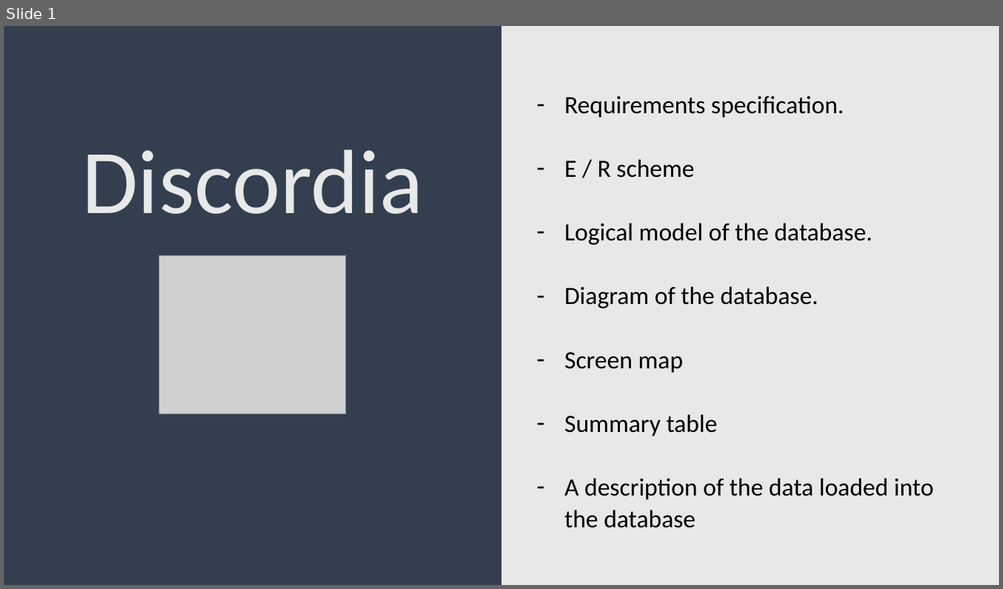
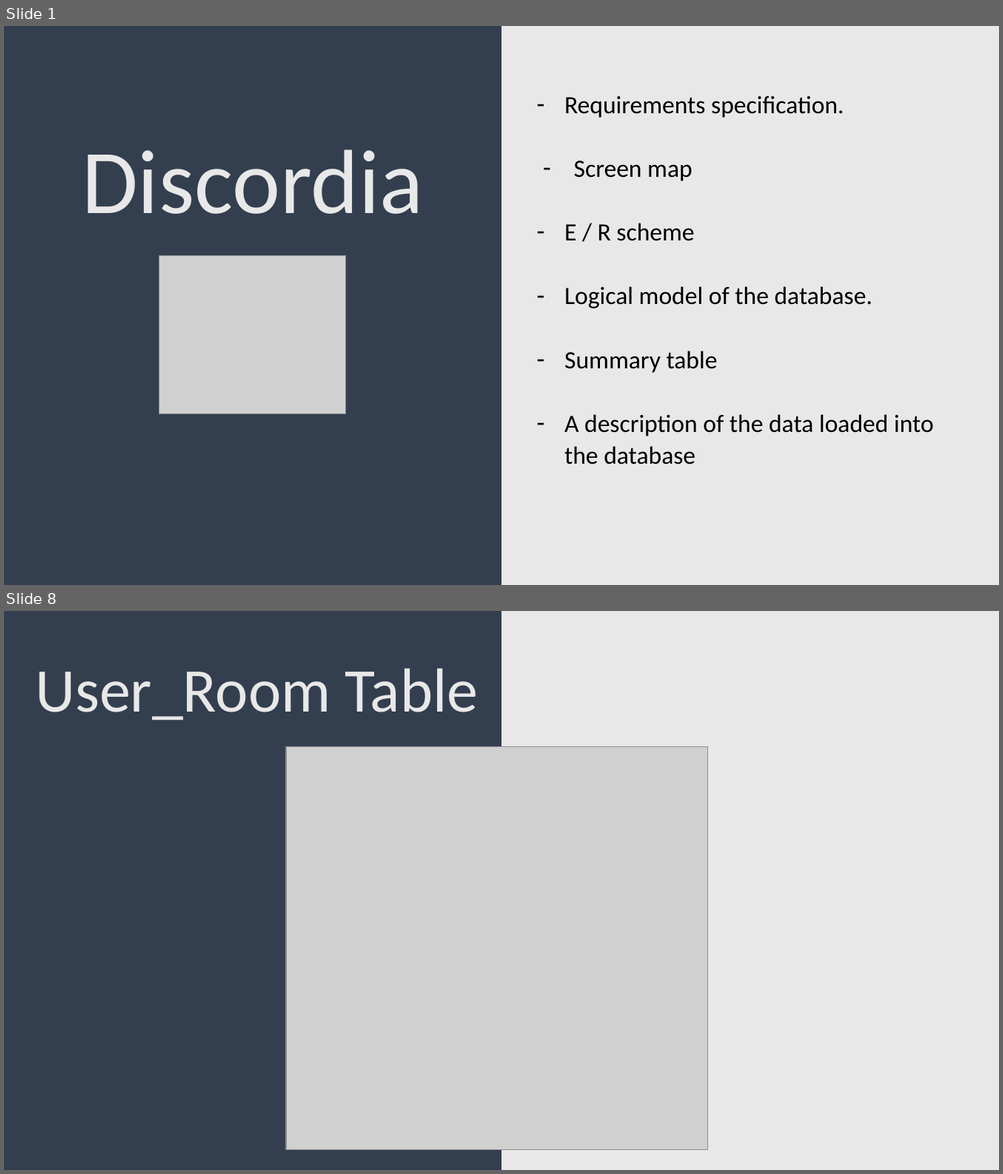
Before and after one commit to DaniGFClase/Operacion-Discordia, a slide deck: documentation/Exposition.pptx. Shown one above the other, each under a label of ours: slide 1 before the commit, slides 1 and 8 after it; the slides between them are not shown. The pictures are 1003x589 and 1003x1174 pixels, drawn with LibreOffice and Linux fonts; fonts in the diff are those of the drawing; grey boxes stand for pictures. Boxes give left, top, right and bottom in pixels: in the first picture for what was removed or moved away, otherwise in the second. Text is boxed around its words. In the diff, an @@ line names an element or a change of style, - is before the commit and + after.

```diff
--- a/documentation/Exposition.pptx
+++ b/documentation/Exposition.pptx
@@ slide 8 added at (4, 611, 999, 1170), background gradient #333F50 to #E8E8E8 @@
@@ text added at (35, 668, 478, 721), 60 pt, text #E8E8E8 @@
+User_Room Table
@@ picture added at (286, 747, 708, 1150) @@
@@ slide 1 changed as well @@
@@ text at (564, 96, 933, 465): indent changed; less space between paragraphs @@
@@ text at (574, 161, 692, 181): paragraph added @@
+– Screen map
@@ text at (564, 286, 818, 373): paragraphs removed @@
-– Diagram of the database.
-– Screen map
```
Also in this commit, not shown: 9 other slides added, 8 slides removed, 4 other files.
